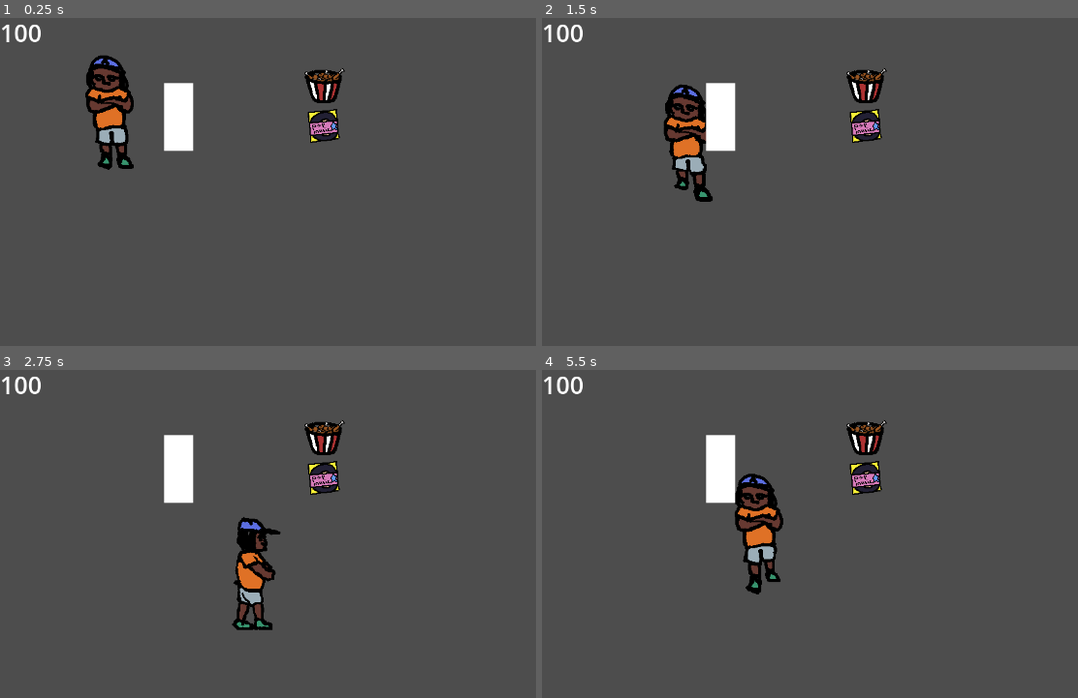
Above: before the commit, frames 1-4 (two rows, left to right).
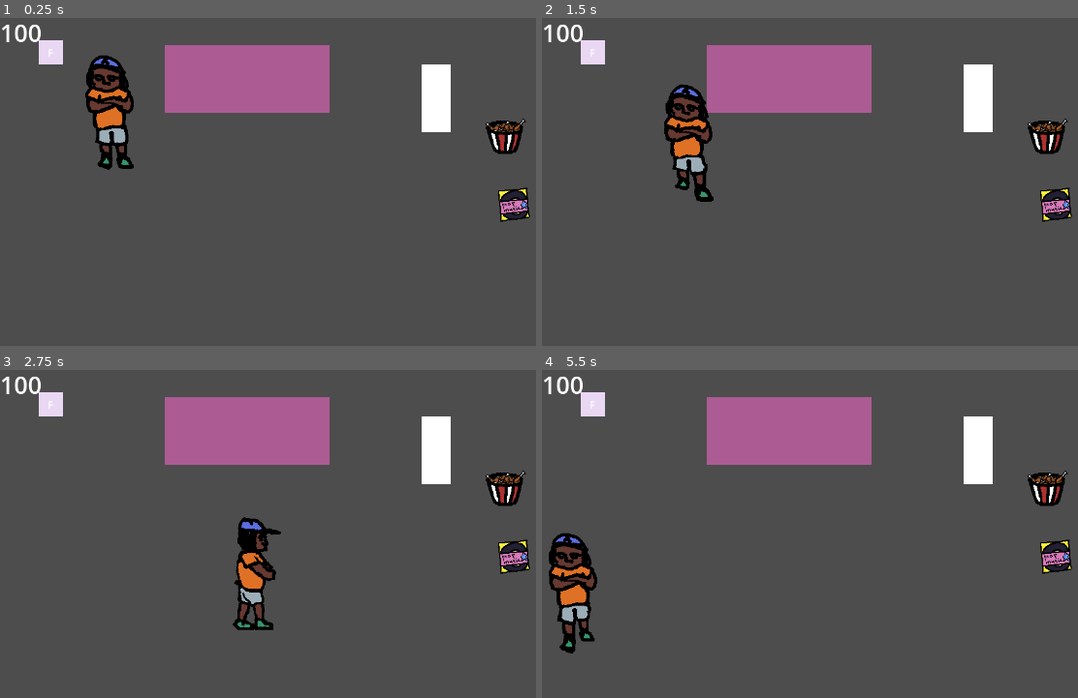
Above: after the commit, the same moments.

Repository: vadossso3/game
Game: Godot game, scene res://nodes/main.tscn
The game is run twice, just before and just after one commit, with the same random seed, the same clock (stepped at 60 frames per second) and the same inputs. Before the commit the project starts from res://scenes/main.tscn. Sound files missing from this copy of the repository are replaced by a short silence.
Inputs:
- Up to frame 1 (0.25 s): no input
- Up to frame 2 (1.5 s): tap Enter at 0.5 s; hold Right (move_right) 0.53-1.28 s; hold F (action) 0.53-1.28 s; hold Down (move_down) from 1.28 s (still down); tap F (action) at 1.35 s
- Up to frame 3 (2.75 s): release Down (move_down) at 2.03 s; hold Right (move_right) from 2.03 s (still down); hold F (action) from 2.03 s (still down)
- Up to frame 4 (5.5 s): release Right (move_right) at 2.78 s; release F (action) at 2.78 s; hold Up (move_up) 2.78-3.53 s; tap F (action) at 2.85, 4.35 s; hold F (action) 3.53-4.28 s; hold Left (move_left) 3.53-5.03 s; hold Down (move_down) from 5.03 s (still down); hold F (action) from 5.03 s (still down)

The runs differ from the first frame. In frame 1, 10% of the frame differs, in the area x 7-99%, y 6-63%; in frame 2, 11%; in frame 3, 11%; in frame 4, 15%, in the area x 1-99%, y 6-87%.

Commit message:
rename some stuff and create music center

Diff:
--- a/scenes/environment/potions/healthPotion.tscn
+++ b/nodes/environment/pickable/healthPotion.tscn
@@ -1,6 +1,6 @@
 [gd_scene load_steps=6 format=3 uid="uid://1hhosigtpgfu"]
 
-[ext_resource type="Texture2D" uid="uid://c74xawimjkuaq" path="res://assets/items.png" id="1_crmv3"]
+[ext_resource type="Texture2D" uid="uid://c74xawimjkuaq" path="res://assets/player/items.png" id="1_crmv3"]
 [ext_resource type="Script" path="res://scripts/potion/health_potion.gd" id="1_hvqwh"]
 
 [sub_resource type="AtlasTexture" id="AtlasTexture_68l18"]
--- a/scenes/environment/potions/posionPotion.tscn
+++ b/nodes/environment/pickable/posionPotion.tscn
@@ -1,7 +1,7 @@
 [gd_scene load_steps=6 format=3 uid="uid://c2er2u8a3td4p"]
 
 [ext_resource type="Script" path="res://scripts/potion/posion_potion.gd" id="1_5mruy"]
-[ext_resource type="Texture2D" uid="uid://c74xawimjkuaq" path="res://assets/items.png" id="1_kutkh"]
+[ext_resource type="Texture2D" uid="uid://c74xawimjkuaq" path="res://assets/player/items.png" id="1_kutkh"]
 
 [sub_resource type="AtlasTexture" id="AtlasTexture_4vog4"]
 atlas = ExtResource("1_kutkh")
--- /dev/null
+++ b/nodes/main.tscn
@@ -0,0 +1,39 @@
+[gd_scene load_steps=10 format=3 uid="uid://mrnaxq8h4jm1"]
+
+[ext_resource type="PackedScene" uid="uid://cw6iolsrxmcc7" path="res://nodes/player.tscn" id="1_7qr8g"]
+[ext_resource type="Script" path="res://scripts/main.gd" id="1_xhp58"]
+[ext_resource type="PackedScene" uid="uid://1hhosigtpgfu" path="res://nodes/environment/pickable/healthPotion.tscn" id="2_1cuwt"]
+[ext_resource type="Script" path="res://scripts/hud.gd" id="2_vsyra"]
+[ext_resource type="PackedScene" uid="uid://c2er2u8a3td4p" path="res://nodes/environment/pickable/posionPotion.tscn" id="4_p5bvm"]
+[ext_resource type="PackedScene" uid="uid://ddsh7hv3ohbbc" path="res://nodes/ui/HUD.tscn" id="4_q5gyy"]
+[ext_resource type="PackedScene" uid="uid://b1a10yw38ivna" path="res://nodes/environment/furniture/music_center.tscn" id="7_ixo3f"]
+[ext_resource type="PackedScene" uid="uid://gp0x68vdydxn" path="res://nodes/persons/nig1.tscn" id="8_lxqoy"]
+
+[sub_resource type="CanvasItemMaterial" id="CanvasItemMaterial_0ut3v"]
+
+[node name="Main" type="Node2D"]
+script = ExtResource("1_xhp58")
+
+[node name="HUD" parent="." instance=ExtResource("4_q5gyy")]
+script = ExtResource("2_vsyra")
+
+[node name="PosionPotion" parent="." instance=ExtResource("4_p5bvm")]
+position = Vector2(848, 312)
+
+[node name="HealthPotion" parent="." instance=ExtResource("2_1cuwt")]
+position = Vector2(832, 200)
+
+[node name="MusicCenter" parent="." instance=ExtResource("7_ixo3f")]
+position = Vector2(720, 104)
+
+[node name="Nig1" parent="." instance=ExtResource("8_lxqoy")]
+position = Vector2(408, 104)
+collision_layer = 12
+
+[node name="Player" parent="." instance=ExtResource("1_7qr8g")]
+material = SubResource("CanvasItemMaterial_0ut3v")
+position = Vector2(174, 151)
+platform_on_leave = 2
+platform_floor_layers = 4294901760
+
+[connection signal="health_changed" from="Player" to="HUD" method="_on_player_health_changed"]
--- /dev/null
+++ b/nodes/persons/nig1.tscn
@@ -0,0 +1,38 @@
+[gd_scene load_steps=3 format=3 uid="uid://gp0x68vdydxn"]
+
+[sub_resource type="RectangleShape2D" id="RectangleShape2D_fm8wv"]
+size = Vector2(272, 112)
+
+[sub_resource type="RectangleShape2D" id="RectangleShape2D_lsey3"]
+size = Vector2(336, 82)
+
+[node name="Nig1" type="StaticBody2D"]
+collision_layer = 8
+collision_mask = 2
+
+[node name="ColorRect" type="ColorRect" parent="."]
+anchors_preset = 8
+anchor_left = 0.5
+anchor_top = 0.5
+anchor_right = 0.5
+anchor_bottom = 0.5
+offset_left = -136.0
+offset_top = -56.0
+offset_right = 136.0
+offset_bottom = 56.0
+grow_horizontal = 2
+grow_vertical = 2
+size_flags_horizontal = 4
+size_flags_vertical = 4
+color = Color(0.676275, 0.3587, 0.575175, 1)
+
+[node name="CollisionShape2D" type="CollisionShape2D" parent="."]
+shape = SubResource("RectangleShape2D_fm8wv")
+
+[node name="Area2D" type="Area2D" parent="."]
+collision_layer = 4
+collision_mask = 2
+
+[node name="CollisionShape2D" type="CollisionShape2D" parent="Area2D"]
+position = Vector2(-24, 31)
+shape = SubResource("RectangleShape2D_lsey3")
--- a/scenes/player.tscn
+++ b/nodes/player.tscn
@@ -1,11 +1,11 @@
 [gd_scene load_steps=35 format=3 uid="uid://cw6iolsrxmcc7"]
 
 [ext_resource type="Script" path="res://scripts/player.gd" id="1_h6h1p"]
-[ext_resource type="Texture2D" uid="uid://drdt0uhd15cm4" path="res://assets/Sh_move down.png" id="2_mtb6e"]
-[ext_resource type="Texture2D" uid="uid://ckf8u05qx37c2" path="res://assets/Sh_move left.png" id="3_f0iv5"]
-[ext_resource type="Texture2D" uid="uid://u3pbhjc4v0ah" path="res://assets/Sh_move right.png" id="4_4g0gj"]
-[ext_resource type="Texture2D" uid="uid://5ujl75be82a6" path="res://assets/Sh_move up.png" id="5_13ahd"]
-[ext_resource type="Texture2D" uid="uid://cog6hj0auvqlv" path="res://assets/Sh_stand still.png" id="6_tny1q"]
+[ext_resource type="Texture2D" uid="uid://drdt0uhd15cm4" path="res://assets/player/Sh_move down.png" id="2_mtb6e"]
+[ext_resource type="Texture2D" uid="uid://ckf8u05qx37c2" path="res://assets/player/Sh_move left.png" id="3_f0iv5"]
+[ext_resource type="Texture2D" uid="uid://u3pbhjc4v0ah" path="res://assets/player/Sh_move right.png" id="4_4g0gj"]
+[ext_resource type="Texture2D" uid="uid://5ujl75be82a6" path="res://assets/player/Sh_move up.png" id="5_13ahd"]
+[ext_resource type="Texture2D" uid="uid://cog6hj0auvqlv" path="res://assets/player/Sh_stand still.png" id="6_tny1q"]
 
 [sub_resource type="AtlasTexture" id="AtlasTexture_xn1uk"]
 atlas = ExtResource("2_mtb6e")
@@ -222,6 +222,7 @@
 
 [node name="Player" type="CharacterBody2D"]
 collision_layer = 2
+collision_mask = 13
 script = ExtResource("1_h6h1p")
 
 [node name="AnimatedSprite2D" type="AnimatedSprite2D" parent="."]
@@ -234,5 +235,42 @@
 
 [node name="RayCast2D" type="RayCast2D" parent="."]
 target_position = Vector2(64, 0)
+collision_mask = 12
+collide_with_areas = true
+
+[node name="InteractDialog" type="CanvasLayer" parent="."]
+follow_viewport_enabled = true
+
+[node name="ColorRect" type="ColorRect" parent="InteractDialog"]
+anchors_preset = 8
+anchor_left = 0.5
+anchor_top = 0.5
+anchor_right = 0.5
+anchor_bottom = 0.5
+offset_left = -576.0
+offset_top = -320.0
+offset_right = -536.0
+offset_bottom = -280.0
+grow_horizontal = 2
+grow_vertical = 2
+color = Color(0.913377, 0.843638, 0.957635, 1)
+metadata/_edit_group_ = true
+
+[node name="Label" type="Label" parent="InteractDialog"]
+anchors_preset = 8
+anchor_left = 0.5
+anchor_top = 0.5
+anchor_right = 0.5
+anchor_bottom = 0.5
+offset_left = -576.0
+offset_top = -311.5
+offset_right = -536.0
+offset_bottom = -288.5
+grow_horizontal = 2
+grow_vertical = 2
+text = "F"
+horizontal_alignment = 1
+vertical_alignment = 1
+metadata/_edit_group_ = true
 
 [connection signal="input_event" from="." to="." method="_on_input_event"]
--- a/scenes/ui/HUD.tscn
+++ b/nodes/ui/HUD.tscn
@@ -1,6 +1,6 @@
 [gd_scene load_steps=3 format=3 uid="uid://ddsh7hv3ohbbc"]
 
-[ext_resource type="PackedScene" uid="uid://ci6dhwid77iy0" path="res://scenes/ui/elements/health.tscn" id="1_or1l0"]
+[ext_resource type="PackedScene" uid="uid://ci6dhwid77iy0" path="res://nodes/ui/elements/health.tscn" id="1_or1l0"]
 
 [sub_resource type="LabelSettings" id="LabelSettings_2aawe"]
 font_size = 40
--- a/project.godot
+++ b/project.godot
@@ -11,7 +11,7 @@
 [application]
 
 config/name="demka"
-run/main_scene="res://scenes/main.tscn"
+run/main_scene="res://nodes/main.tscn"
 config/features=PackedStringArray("4.3", "Forward Plus")
 config/icon="res://icon.svg"
 
@@ -57,6 +57,8 @@
 
 2d_physics/layer_1="props"
 2d_physics/layer_2="player"
+2d_physics/layer_3="dialog"
+2d_physics/layer_4="static"
 
 [rendering]
 
--- a/scenes/main.tscn
+++ /dev/null
@@ -1,33 +0,0 @@
-[gd_scene load_steps=9 format=3 uid="uid://mrnaxq8h4jm1"]
-
-[ext_resource type="PackedScene" uid="uid://cw6iolsrxmcc7" path="res://scenes/player.tscn" id="1_7qr8g"]
-[ext_resource type="Script" path="res://scripts/main.gd" id="1_xhp58"]
-[ext_resource type="PackedScene" uid="uid://1hhosigtpgfu" path="res://scenes/environment/potions/healthPotion.tscn" id="2_1cuwt"]
-[ext_resource type="Script" path="res://scripts/hud.gd" id="2_vsyra"]
-[ext_resource type="PackedScene" uid="uid://c2er2u8a3td4p" path="res://scenes/environment/potions/posionPotion.tscn" id="4_p5bvm"]
-[ext_resource type="PackedScene" uid="uid://ddsh7hv3ohbbc" path="res://scenes/ui/HUD.tscn" id="4_q5gyy"]
-[ext_resource type="PackedScene" uid="uid://b1a10yw38ivna" path="res://scenes/environment/furniture/music_center.tscn" id="7_ixo3f"]
-
-[sub_resource type="CanvasItemMaterial" id="CanvasItemMaterial_0ut3v"]
-
-[node name="Main" type="Node2D"]
-script = ExtResource("1_xhp58")
-
-[node name="HUD" parent="." instance=ExtResource("4_q5gyy")]
-script = ExtResource("2_vsyra")
-
-[node name="Player" parent="." instance=ExtResource("1_7qr8g")]
-material = SubResource("CanvasItemMaterial_0ut3v")
-position = Vector2(174, 151)
-platform_on_leave = 2
-
-[node name="PosionPotion" parent="." instance=ExtResource("4_p5bvm")]
-position = Vector2(534, 182)
-
-[node name="HealthPotion" parent="." instance=ExtResource("2_1cuwt")]
-position = Vector2(533, 116)
-
-[node name="MusicCenter" parent="." instance=ExtResource("7_ixo3f")]
-position = Vector2(295, 135)
-
-[connection signal="health_changed" from="Player" to="HUD" method="_on_player_health_changed"]
--- /dev/null
+++ b/scripts/dialogs/dialogs.json
@@ -0,0 +1,6 @@
+{
+	"nig1": [
+		"hi there",
+		"throw me some chiken"
+	]
+}
Renamed: assets/Sh_move down.png -> assets/player/Sh_move down.png
Not shown, changed: assets/player/Sh_move down.png.import
Renamed: assets/Sh_move left.png -> assets/player/Sh_move left.png
Not shown, changed: assets/player/Sh_move left.png.import
Renamed: assets/Sh_move right.png -> assets/player/Sh_move right.png
Not shown, changed: assets/player/Sh_move right.png.import
Renamed: assets/Sh_move up.png -> assets/player/Sh_move up.png
Not shown, changed: assets/player/Sh_move up.png.import
Renamed: assets/Sh_stand still.png -> assets/player/Sh_stand still.png
Not shown, changed: assets/player/Sh_stand still.png.import
Renamed: assets/items.png -> assets/player/items.png
Not shown, changed: assets/player/items.png.import
(and 3 more such lines)
